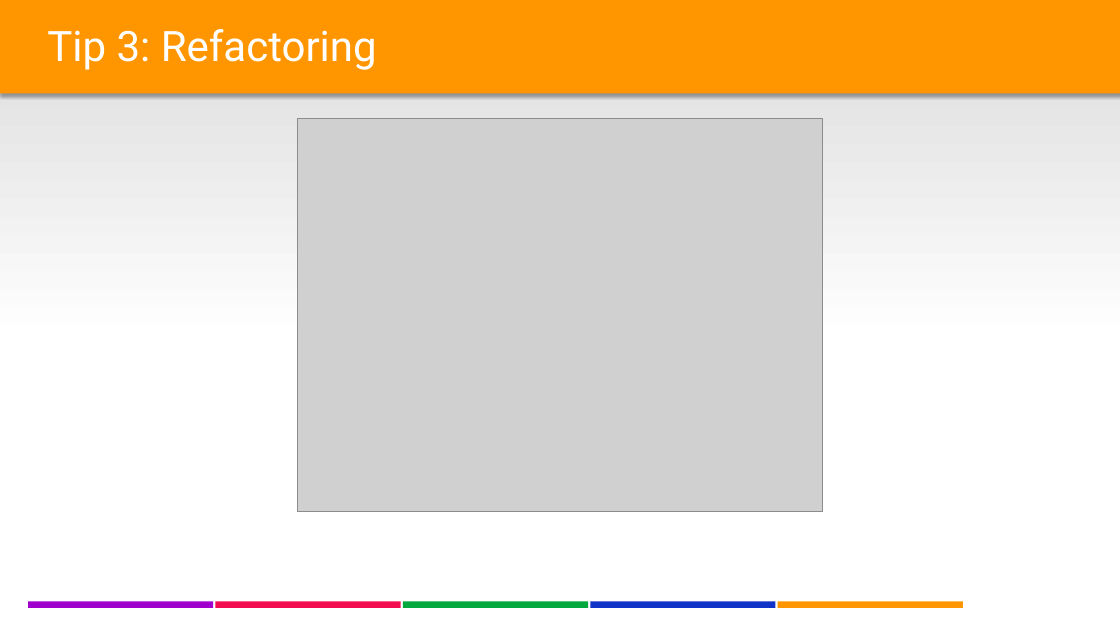
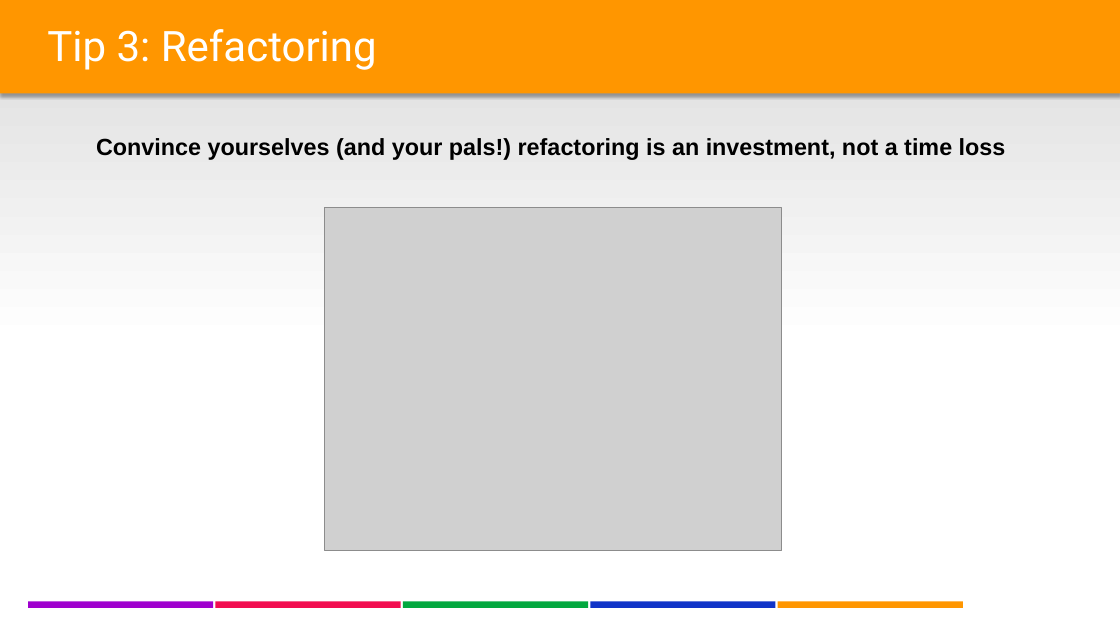
Before and after one commit to lgoldin/TestOrientedDevelopment, a slide deck: slide 23 of DesigningTestableApplications - Part II - DB Integration & Legacy Code.pptx. Drawn at 1120x630 pixels with LibreOffice and Linux fonts; fonts in the diff are those of the drawing; grey boxes stand for pictures; background and template pictures are left out. Boxes give left, top, right and bottom in pixels: in the first picture for what was removed or moved away, otherwise in the second. Text is boxed around its words. In the diff, an @@ line names an element or a change of style, - is before the commit and + after.

```diff
--- a/DesigningTestableApplications - Part II - DB Integration & Legacy Code.pptx
+++ b/DesigningTestableApplications - Part II - DB Integration & Legacy Code.pptx
@@ text added at box(96, 138, 1006, 160), 20 pt, text #000000, bold @@
+Convince yourselves (and your pals!) refactoring is an investment, not a time loss
@@ picture: place and size @@
-picture at box(297, 118, 823, 513)
+picture at box(325, 208, 782, 550)
```
Also in this commit, not shown: 7 other slides changed.
